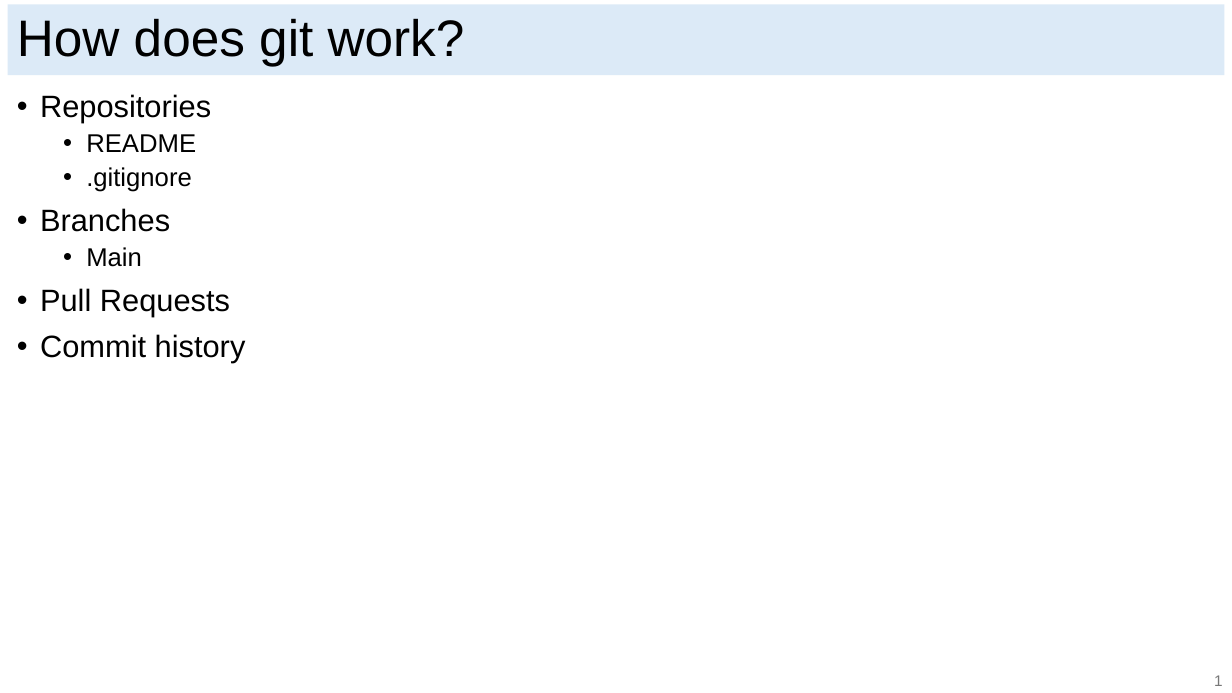
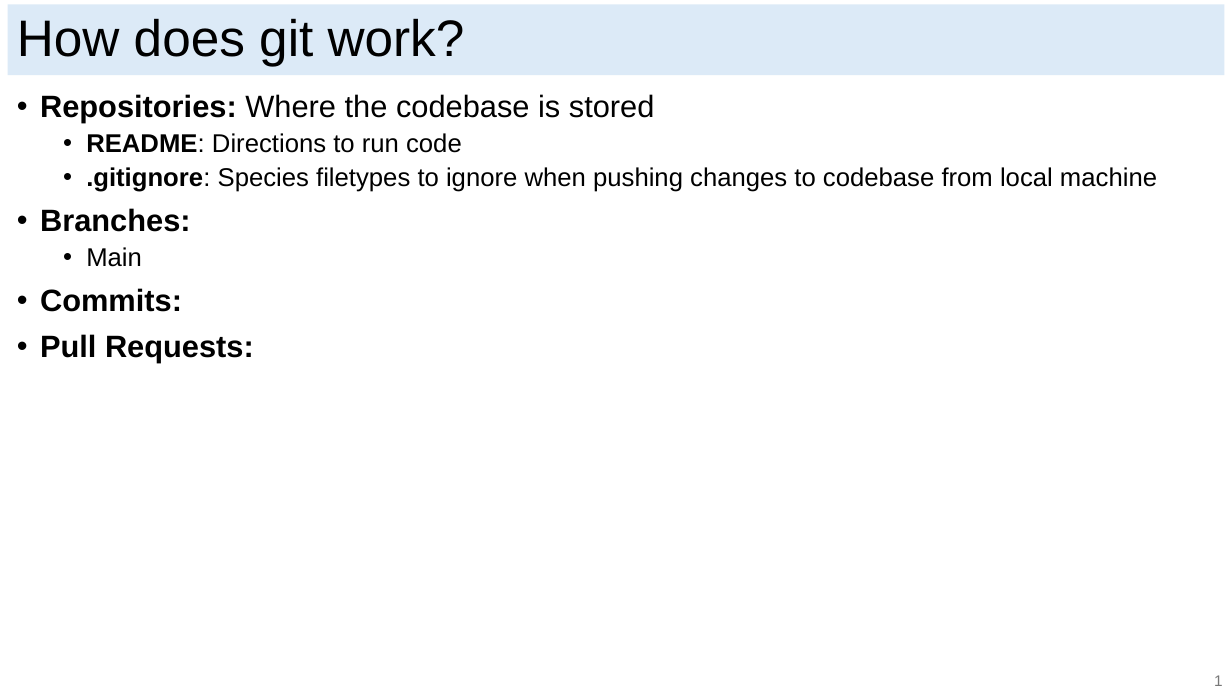
Before and after one commit to ericjmei/git_python_workshop, a slide deck: slide 5 of slides/git_slides.pptx (slide 3 before the commit). Drawn at 1232x693 pixels with LibreOffice and Linux fonts; fonts in the diff are those of the drawing. Boxes give left, top, right and bottom in pixels: in the first picture for what was removed or moved away, otherwise in the second. Text is boxed around its words. In the diff, an @@ line names an element or a change of style, - is before the commit and + after.

Commit message:
Added text to git intro slides.

```diff
--- a/slides/git_slides.pptx
+++ b/slides/git_slides.pptx
@@ text at <box>40,94,1157,232</box>: text changed; size 24 to 20 pt @@
-• Repositories
-  • README
-  • .gitignore
-• Branches
+• Repositories: Where the codebase is stored
+  • README: Directions to run code
+  • .gitignore: Species filetypes to ignore when pushing changes to codebase from local machine
+• Branches:
@@ text at <box>40,288,254,363</box>: text changed; bold on @@
-• Pull Requests
-• Commit history
+• Commits:
+• Pull Requests:
```
Also in this commit, not shown: 4 other slides changed, 2 slides added.
